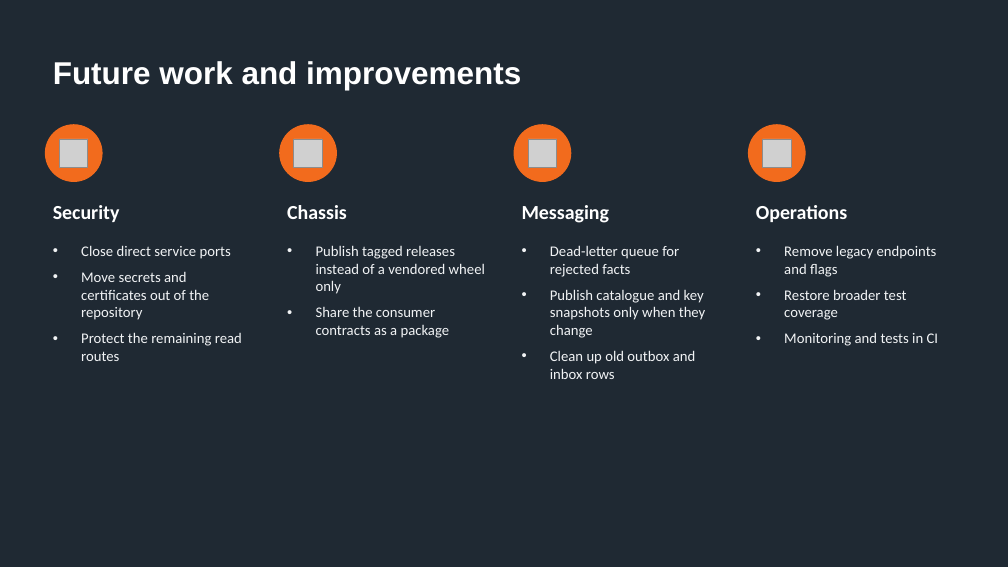
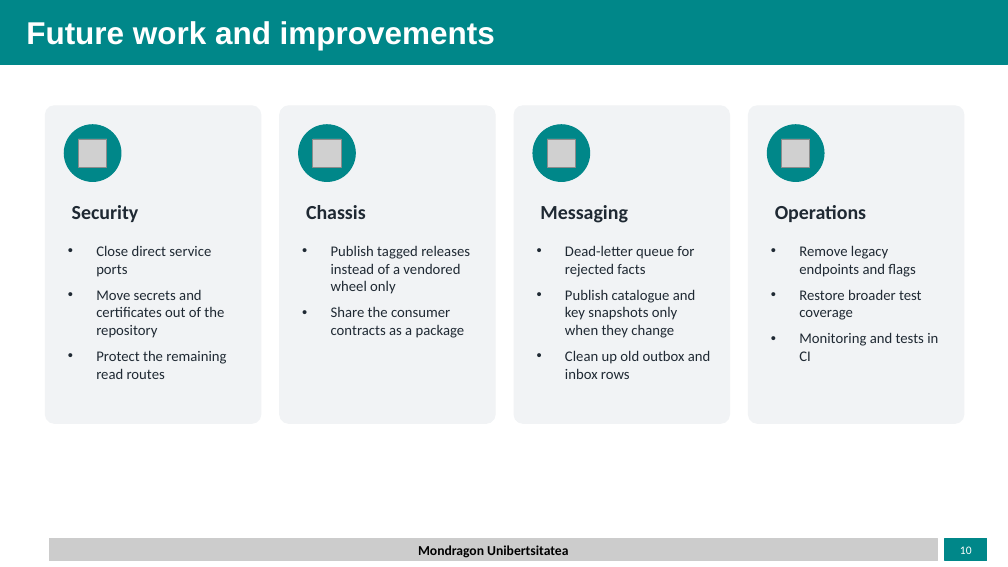
Before and after one commit to Uthereted/EjercicioMonolitico, a slide deck: slide 10 of manufacturing_microservices.pptx. Drawn at 1008x567 pixels with LibreOffice and Linux fonts; fonts in the diff are those of the drawing; grey boxes stand for pictures; background and template pictures are left out. Boxes give left, top, right and bottom in pixels: in the first picture for what was removed or moved away, otherwise in the second. Text is boxed around its words. In the diff, an @@ line names an element or a change of style, - is before the commit and + after.

```diff
--- a/manufacturing_microservices.pptx
+++ b/manufacturing_microservices.pptx
@@ background #1F2933 to #FFFFFF @@
@@ rectangle added at bbox=[0, 0, 1008, 64], fill #008789, outline #008789 1 pt @@
@@ title "Future work and improvements": place and size @@
-title "Future work and improvements" at bbox=[53, 61, 521, 90]
+title "Future work and improvements" at bbox=[26, 21, 495, 50]
@@ rounded rectangle added at bbox=[45, 106, 261, 423], fill #F1F3F5, outline #F1F3F5 1 pt @@
@@ rounded rectangle added at bbox=[280, 106, 495, 423], fill #F1F3F5, outline #F1F3F5 1 pt @@
@@ rounded rectangle added at bbox=[514, 106, 730, 423], fill #F1F3F5, outline #F1F3F5 1 pt @@
@@ rounded rectangle added at bbox=[749, 106, 964, 423], fill #F1F3F5, outline #F1F3F5 1 pt @@
@@ 4 pictures, 4 ellipses: place and size @@
-4 pictures, 4 ellipses at bbox=[45, 125, 805, 181]
+4 pictures, 4 ellipses at bbox=[64, 125, 824, 181]
@@ fill #F26B1D to #008789; outline #F26B1D 1 pt to #008789 1 pt in 4 elements at bbox=[64, 125, 121, 181], bbox=[299, 125, 355, 181], bbox=[533, 125, 590, 181], bbox=[768, 125, 824, 181] @@
@@ text "Security": place and size @@
-text "Security" at bbox=[53, 205, 120, 222]
+text "Security" at bbox=[72, 205, 139, 222]
@@ text "Chassis": place and size @@
-text "Chassis" at bbox=[287, 205, 347, 219]
+text "Chassis" at bbox=[306, 205, 366, 219]
@@ text colour #FFFFFF to #1F2933 in 4 elements at bbox=[775, 205, 866, 222], bbox=[72, 205, 139, 222], bbox=[306, 205, 366, 219], bbox=[540, 205, 628, 223] @@
@@ text "Messaging": place and size @@
-text "Messaging" at bbox=[522, 205, 610, 223]
+text "Messaging" at bbox=[540, 205, 628, 223]
@@ text "Operations": place and size @@
-text "Operations" at bbox=[756, 205, 847, 222]
+text "Operations" at bbox=[775, 205, 866, 222]
@@ text "Close direct service ports": place and size @@
-text "Close direct service ports" at bbox=[81, 245, 242, 361]
+text "Close direct service ports" at bbox=[96, 245, 226, 379]
@@ text "Publish tagged releases instead of ...": place and size @@
-text "Publish tagged releases instead of ..." at bbox=[316, 245, 485, 338]
+text "Publish tagged releases instead of ..." at bbox=[331, 245, 470, 338]
@@ text "Dead-letter queue for rejected facts": place and size @@
-text "Dead-letter queue for rejected facts" at bbox=[550, 245, 706, 379]
+text "Dead-letter queue for rejected facts" at bbox=[565, 245, 711, 379]
@@ text colour #F1F3F5 to #1F2933 in 4 elements at bbox=[96, 245, 226, 379], bbox=[331, 245, 470, 338], bbox=[565, 245, 711, 379], bbox=[799, 245, 938, 361] @@
@@ text "Remove legacy endpoints and flags": place and size @@
-text "Remove legacy endpoints and flags" at bbox=[784, 245, 939, 346]
+text "Remove legacy endpoints and flags" at bbox=[799, 245, 938, 361]
@@ rectangle added at bbox=[49, 538, 938, 561], fill #CCCCCC, outline #CCCCCC 1 pt @@
@@ rectangle added at bbox=[945, 538, 987, 561], fill #008789, outline #008789 1 pt @@
@@ text added at bbox=[418, 545, 568, 558], 13 pt, text #000000, bold @@
+Mondragon Unibertsitatea
@@ page number added at bbox=[960, 546, 972, 554], 11 pt, text #FFFFFF @@
+10
```
Also in this commit, not shown: 8 other slides changed, 2 slides added, 2 slides removed.
